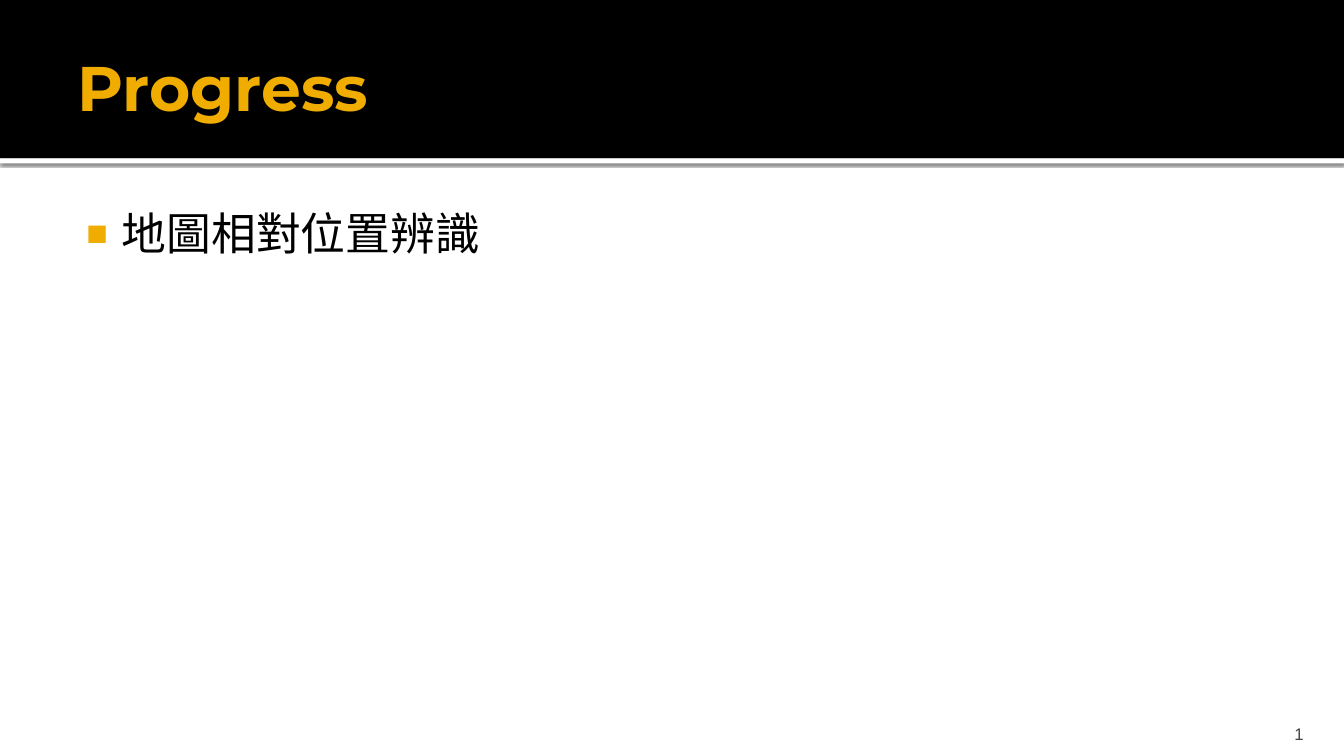
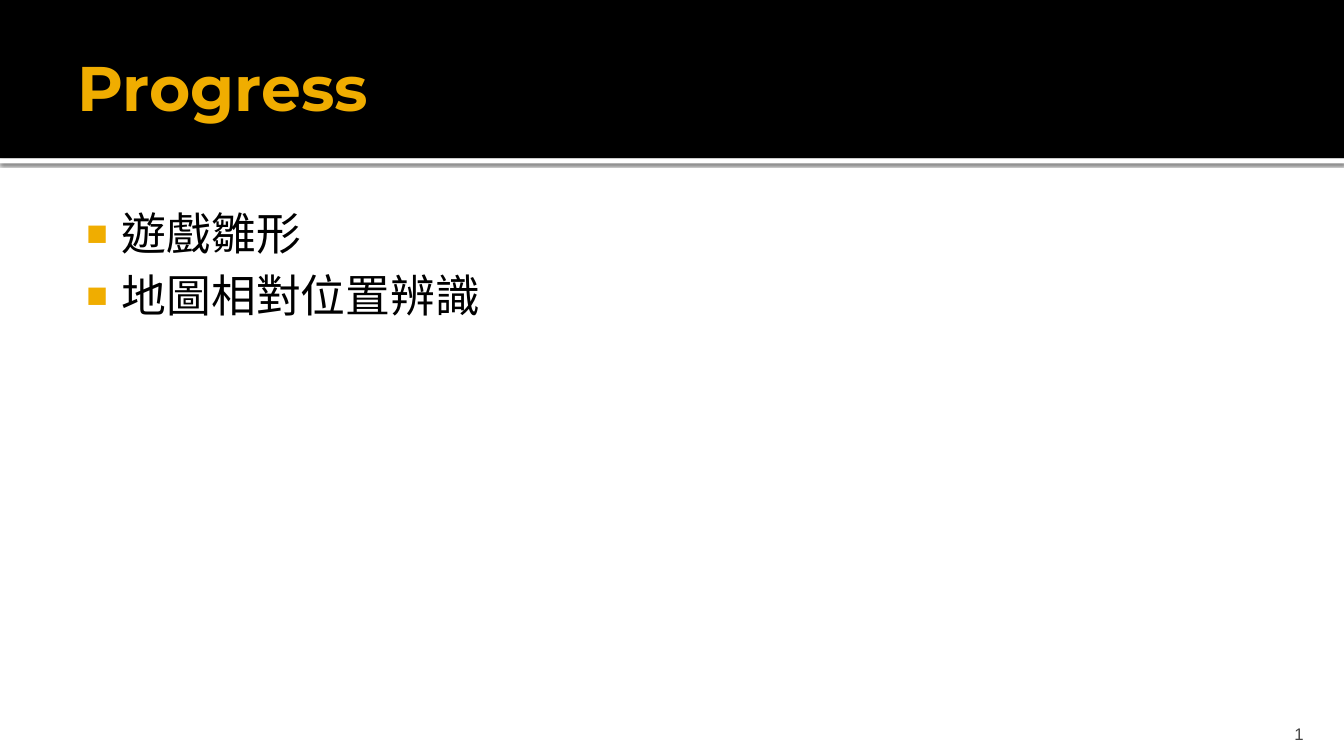
Before and after one commit to tobygameac/2015AR, a slide deck: slide 2 of Progress/2015-11-25_Progress_Report.pptx. Drawn at 1344x756 pixels with LibreOffice and Linux fonts; fonts in the diff are those of the drawing; background and template pictures are left out. Boxes give left, top, right and bottom in pixels: in the first picture for what was removed or moved away, otherwise in the second. Text is boxed around its words. In the diff, an @@ line names an element or a change of style, - is before the commit and + after.

```diff
--- a/Progress/2015-11-25_Progress_Report.pptx
+++ b/Progress/2015-11-25_Progress_Report.pptx
@@ text at (122, 212, 301, 254): paragraph added @@
+■ 遊戲雛形
@@ text at (122, 274, 481, 316): more space between paragraphs @@
```
Also in this commit, not shown: 1 other file.
